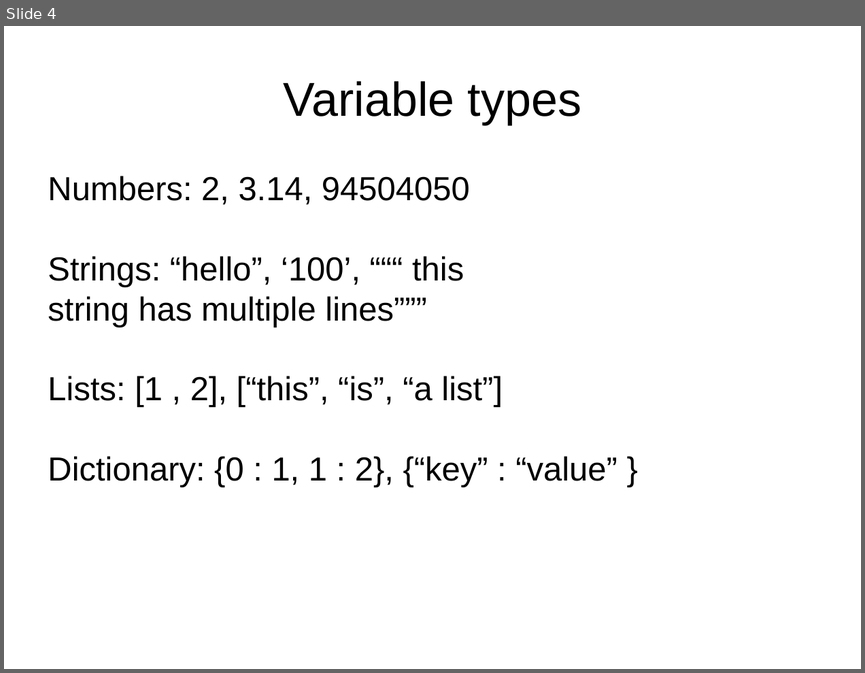
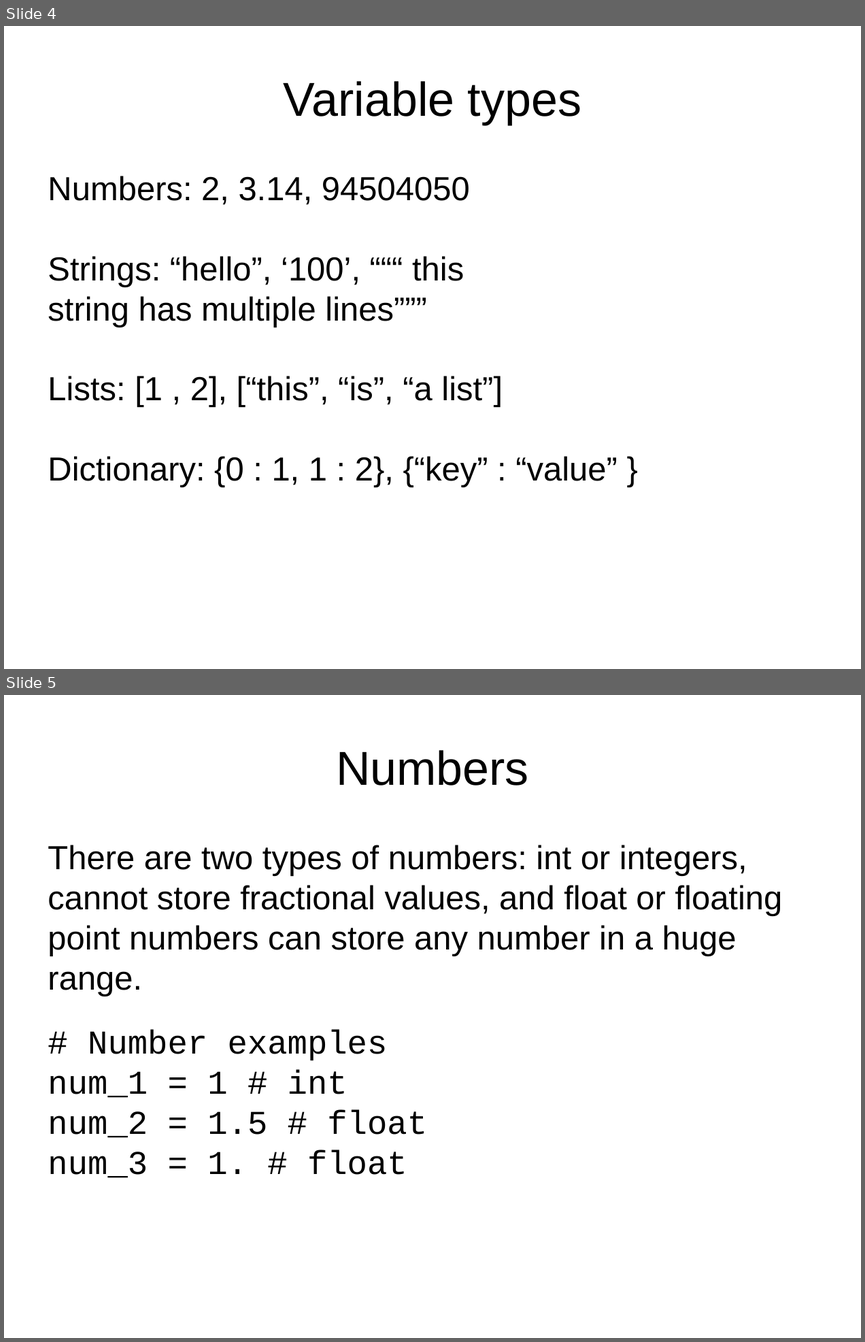
Before and after one commit to jyesselm/Chem991E, a slide deck: 01_introduction_to_python/slides.pptx. Shown one above the other, each under a label of ours: slide 4 before the commit, slides 4 and 5 after it. The pictures are 865x673 and 865x1342 pixels, drawn with LibreOffice and Linux fonts; fonts in the diff are those of the drawing. Boxes give left, top, right and bottom in pixels: in the first picture for what was removed or moved away, otherwise in the second. Text is boxed around its words. In the diff, an @@ line names an element or a change of style, - is before the commit and + after.

```diff
--- a/01_introduction_to_python/slides.pptx
+++ b/01_introduction_to_python/slides.pptx
@@ slide 5 added at (x1=4, y1=695, x2=861, y2=1338), background #FFFFFF @@
@@ title added at (x1=336, y1=750, x2=529, y2=785), 40 pt, text #000000 @@
+Numbers
@@ text added at (x1=48, y1=845, x2=783, y2=996), 28 pt, text #000000 @@
+There are two types of numbers: int or integers, cannot store fractional values, and float or floating point numbers can store any number in a huge range.
@@ text added at (x1=48, y1=1030, x2=427, y2=1178), 28 pt, text #000000 @@
+# Number examples
+num_1 = 1 # int
+num_2 = 1.5 # float
+num_3 = 1. # float
```
Also in this commit, not shown: 4 other slides added, 2 slides removed, 2 other files.
